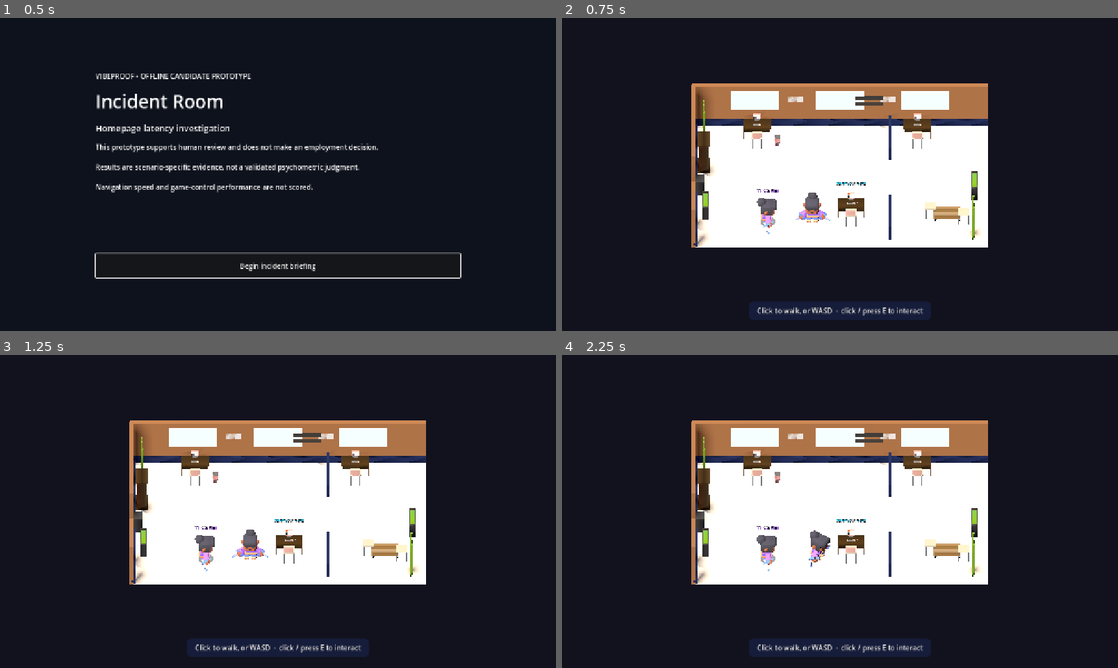
Above: before the commit, frames 1-4 (two rows, left to right).
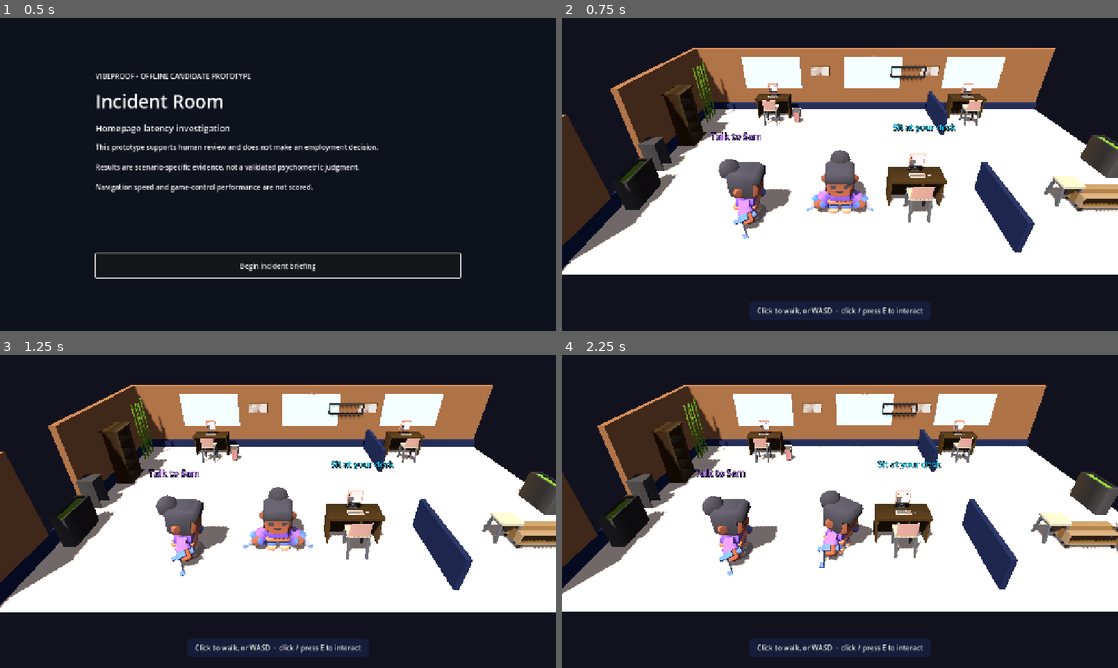
Above: after the commit, the same moments.

Repository: mengfoong-dev/codex-candidate-assesment-system
Game: Godot game, scene res://scenes/main/main.tscn
Two runs of this game, one before a commit and one after it. Both use one fixed random seed, a clock stepped at 60 frames per second and the inputs below.
Inputs (mouse positions are in pixels of both pictures, inside the frame that each line leads up to):
- Up to frame 1 (0.5 s): no input
- Up to frame 2 (0.75 s): click "Begin incident briefing" at 0.5 s
- Up to frame 3 (1.25 s): no input
- Up to frame 4 (2.25 s): tap Enter at 1.25 s; move the mouse to (962, 495) at 1.27 s; hold D (move_right) 1.28-2 s; tap E (interact) at 1.35 s; click (962, 495) at 1.42 s; click "⟵ Leave desk" at 2 s

Frame 1 is identical in both runs. In frame 2, 48% of the frame differs, in the area x 0-100%, y 9-82%; in frame 3, 48%, in the area x 0-100%, y 9-83%; in frame 4, 48%.

Commit message:
feat: third-person follow camera for the office
Replace the fixed top-down orthographic camera with a perspective follow camera that
tracks the player at a fixed behind-and-above offset (constant world angle, no spin).
Movement stays camera-relative. Update room-contract test for the perspective camera.

Diff:
--- a/apps/incident-room/scenes/room/incident_room.tscn
+++ b/apps/incident-room/scenes/room/incident_room.tscn
@@ -10,6 +10,7 @@
 [ext_resource type="Mesh" uid="uid://duc4pwb5u6sv0" path="res://assets/third_party/vnb-office-set/Computer_Keyboard.obj" id="14_vkey"]
 [ext_resource type="Mesh" uid="uid://du4oyj80psivy" path="res://assets/third_party/vnb-office-set/Computer_Mouse.obj" id="15_vmouse"]
 [ext_resource type="Mesh" uid="uid://do7o868e5cnsb" path="res://assets/third_party/vnb-office-set/Chair_A.obj" id="16_vchair"]
+[ext_resource type="Script" path="res://scripts/presentation/follow_camera.gd" id="17_cam"]
 
 [sub_resource type="Environment" id="Environment_room"]
 background_mode = 1
@@ -45,11 +46,11 @@
 shadow_enabled = true
 
 [node name="Camera3D" type="Camera3D" parent="."]
-position = Vector3(0, 11.5, 11.5)
-rotation_degrees = Vector3(-43, 0, 0)
-projection = 1
-size = 17.0
+transform = Transform3D(1, 0, 0, 0, 0.83, 0.56, 0, -0.56, 0.83, -1.5, 5.55, 9.3)
+fov = 55.0
 current = true
+script = ExtResource("17_cam")
+target_path = NodePath("../Player")
 
 [node name="Architecture" type="Node3D" parent="."]
 
--- /dev/null
+++ b/apps/incident-room/scripts/presentation/follow_camera.gd
@@ -0,0 +1,25 @@
+class_name FollowCamera
+extends Camera3D
+
+## Third-person follow camera: tracks the player's position at a fixed behind-and-above
+## offset (constant world angle, so movement stays intuitive and the view never spins).
+
+@export var target_path: NodePath
+@export var offset := Vector3(0.0, 5.5, 6.5)
+@export var look_height := 1.2
+@export var follow_speed := 6.0
+
+var _target: Node3D
+
+func _ready() -> void:
+    _target = get_node_or_null(target_path) as Node3D
+    if _target != null:
+        global_position = _target.global_position + offset
+        look_at(_target.global_position + Vector3.UP * look_height, Vector3.UP)
+
+func _physics_process(delta: float) -> void:
+    if _target == null:
+        return
+    var desired := _target.global_position + offset
+    global_position = global_position.lerp(desired, clampf(follow_speed * delta, 0.0, 1.0))
+    look_at(_target.global_position + Vector3.UP * look_height, Vector3.UP)
--- a/apps/incident-room/tests/test_room_contracts.gd
+++ b/apps/incident-room/tests/test_room_contracts.gd
@@ -28,7 +28,7 @@
     var cameras := room.find_children("*", "Camera3D", true, false)
     t.assert_equal(cameras.size(), 1, "room has exactly one camera")
     if cameras.size() == 1:
-        t.assert_equal(cameras[0].projection, Camera3D.PROJECTION_ORTHOGONAL, "camera is orthographic")
+        t.assert_equal(cameras[0].projection, Camera3D.PROJECTION_PERSPECTIVE, "third-person camera is perspective")
         t.assert_true(cameras[0].current, "camera is current")
 
     var player := room.get_node_or_null("Player")
Not shown: 1 places in apps/incident-room/scenes/room/incident_room.tscn that only renumber resources
Not shown, added: apps/incident-room/scripts/presentation/follow_camera.gd.uid
